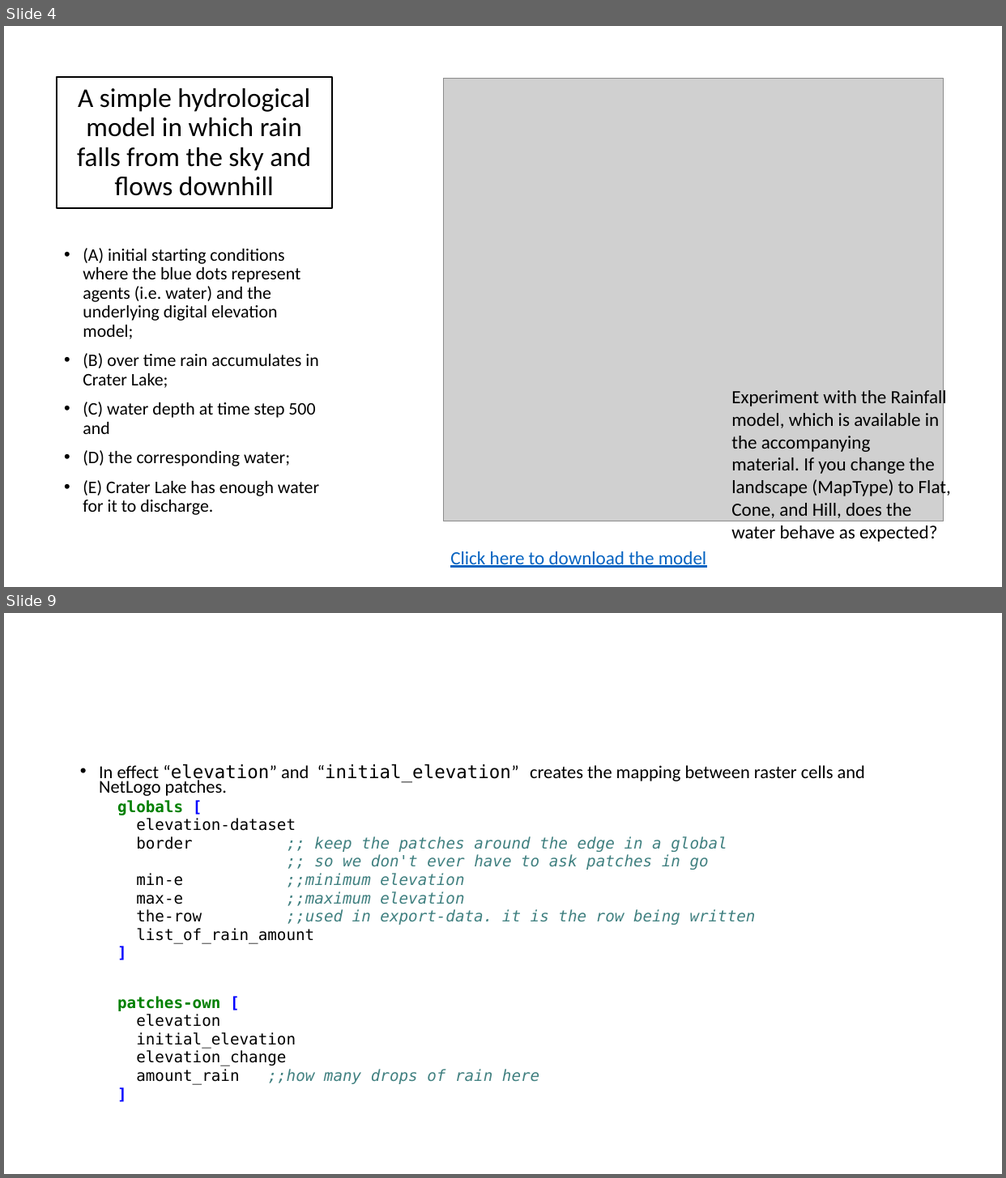
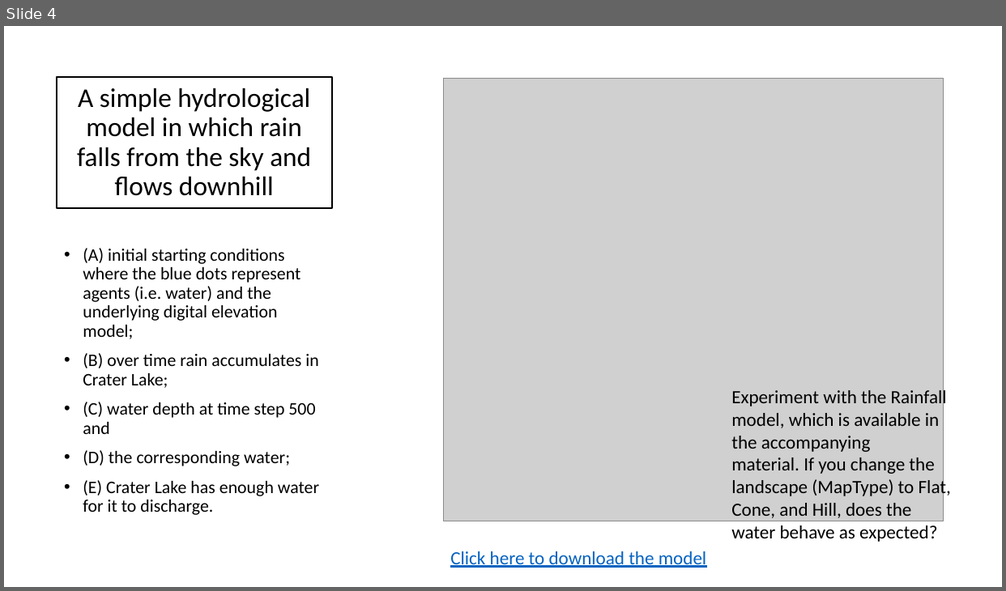
Before and after one commit to abmgis/abmgis, a slide deck: Chapter06-IntegratingABMandGIS/Chapter6_Tutorial.pptx. Shown one above the other, each under a label of ours: slides 4 and 9 before the commit, slide 4 after it; the slides between them are not shown. The pictures are 1006x1178 and 1006x591 pixels, drawn with LibreOffice and Linux fonts; fonts in the diff are those of the drawing; grey boxes stand for pictures. Boxes give left, top, right and bottom in pixels: in the first picture for what was removed or moved away, otherwise in the second. Text is boxed around its words. In the diff, an @@ line names an element or a change of style, - is before the commit and + after.

```diff
--- a/Chapter06-IntegratingABMandGIS/Chapter6_Tutorial.pptx
+++ b/Chapter06-IntegratingABMandGIS/Chapter6_Tutorial.pptx
@@ slide 9 removed at [4,613,1002,1174], background #FFFFFF @@
@@ text removed at [99,764,865,1085] @@
-• In effect “elevation” and “initial_elevation” creates the mapping between raster cells and NetLogo patches.
-  globals [
-  elevation-dataset
-  border ;; keep the patches around the edge in a global
-  ;; so we don't ever have to ask patches in go
-  min-e ;;minimum elevation
-  max-e ;;maximum elevation
-  the-row ;;used in export-data. it is the row being written
-  list_of_rain_amount
-  ]
-  patches-own [
-  elevation
-  initial_elevation
-  elevation_change
-  amount_rain ;;how many drops of rain here
-  ]
```
Also in this commit, not shown: 1 slide added, 5 other slides removed, 2 other files.
